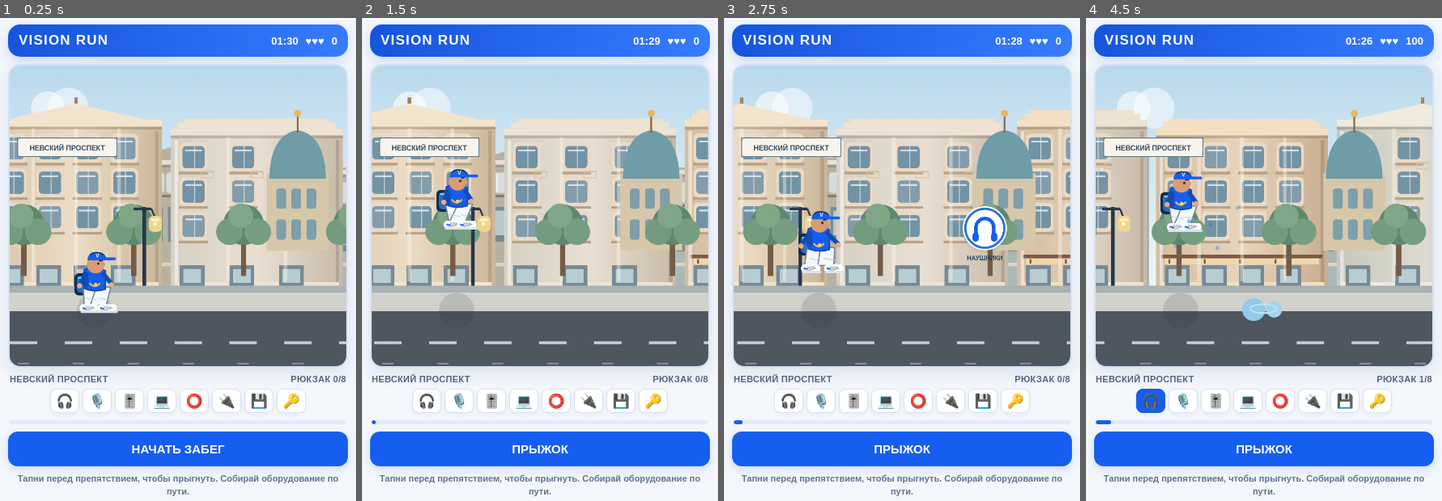
Above: before the commit, frames 1-4 (left to right).
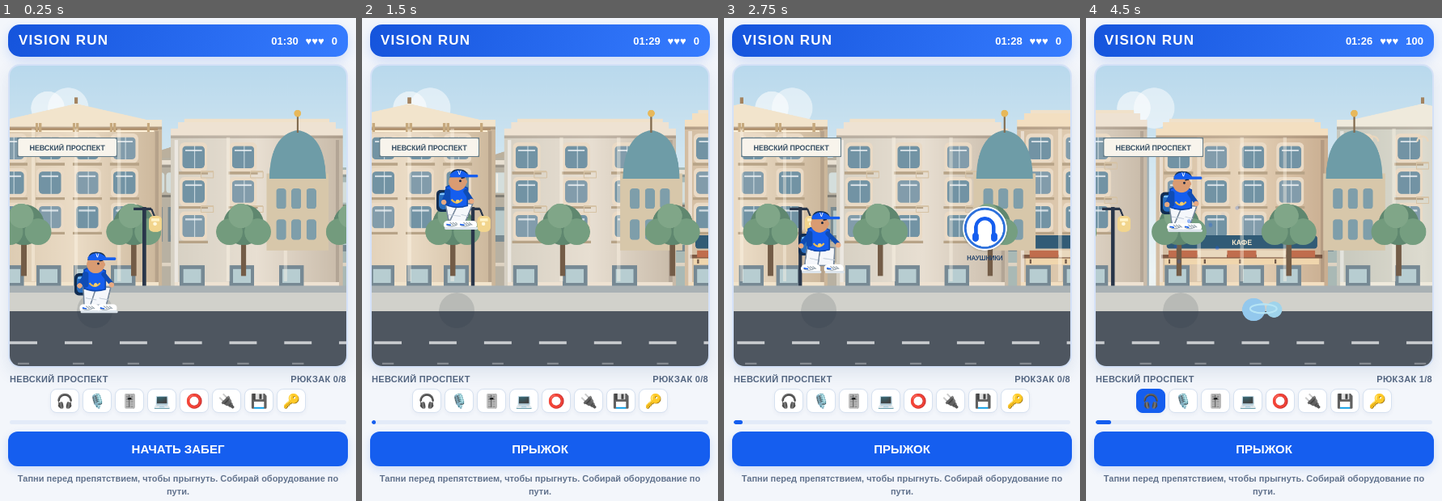
Above: after the commit, the same moments.

Repository: xxxarizma19-tech/vision-game-playtest
Game: browser game, page index.html
Same seed, same stepped clock (60 frames per second), same inputs: the game is played once before the commit and once after it.
Inputs (mouse positions are in pixels of both pictures, inside the frame that each line leads up to):
- Up to frame 1 (0.25 s): no input
- Up to frame 2 (1.5 s): click "НАЧАТЬ ЗАБЕГ" at 0.27 s; click (540, 245) at 1.07 s; click "ПРЫЖОК" at 1.27 s
- Up to frame 3 (2.75 s): click (834, 187) at 1.67 s; click "ПРЫЖОК" at 1.87 s; click (969, 167) at 2.27 s; click "ПРЫЖОК" at 2.47 s
- Up to frame 4 (4.5 s): click (1313, 278) at 2.87 s; click "ПРЫЖОК" at 3.07 s; click (1178, 293) at 3.47 s; click "ПРЫЖОК" at 3.67 s; click (1264, 153) at 4.07 s; click "ПРЫЖОК" at 4.27 s

The runs differ from the first frame. In frame 1, 0.4% of the frame differs, in the area x 2-75%, y 21-41%; in frame 2, 0.5%; in frame 3, 0.7%; in frame 4, 1.2%, in the area x 5-97%, y 24-50%.

Commit message:
Add distinctive Nevsky street details

Diff:
--- a/index.html
+++ b/index.html
@@ -37,8 +37,11 @@
     rect(wx-4,wy+wh+4,ww+8,3,'#b7a387');
   }
   for(let q=0;q<cols;q++){const dx=bx+10+q*gap;rect(dx,base-28,Math.min(28,gap-3),28,'#768994');rect(dx+4,base-24,Math.min(20,gap-11),16,'#b7cdd1')}
-  if(seed===1||seed===3){for(let q=0;q<cols;q++){const dx=bx+13+q*gap+gap/2;let wy=top+49;ln(dx-7,wy,dx+7,wy,'#d6c3a6',2);ln(dx-7,wy,dx-7,wy+7,'#d6c3a6',1);ln(dx+7,wy,dx+7,wy+7,'#d6c3a6',1);ln(dx-7,wy+7,dx+7,wy+7,'#d6c3a6',1)}}
+  if(seed===1||seed===3){for(let q=0;q<cols;q++){const dx=bx+13+q*gap+gap/2;for(let level=0;level<2;level++){let wy=top+49+level*39;ln(dx-7,wy,dx+7,wy,'#d6c3a6',2);ln(dx-7,wy,dx-7,wy+7,'#d6c3a6',1);ln(dx+7,wy,dx+7,wy+7,'#d6c3a6',1);ln(dx-7,wy+7,dx+7,wy+7,'#d6c3a6',1)}}}
   if(seed===2){rect(bx+6,base-40,w-12,4,'#7d5944');rect(bx+10,base-36,w-20,7,'#f0d6ad');for(let q=0;q<4;q++)rect(bx+14+q*(w-34)/4,base-35,2,5,'#705848')}
+  if(seed===0){rect(bx+5,top+9,w-10,3,'#b19371');rect(bx+9,top+12,w-18,2,'#fff1d8');for(let q=0;q<cols;q++){let dx=bx+13+q*gap;rect(dx,top+4,3,top<95?10:7,'#c6a97e');rect(dx+gap-4,top+4,3,top<95?10:7,'#c6a97e')}}
+  if(seed===2){let sy=base-62;rr(bx+12,sy,w-24,15,3,'#315b76');txt('КАФЕ',bx+w/2,sy+11,8,'#fff0d2');for(let q=0;q<5;q++){let aw=bx+14+q*(w-28)/5;rect(aw,sy+17,(w-30)/5,8,q%2?'#e9d8bd':'#c06d4d')}}
+  if(seed===3){for(let q=0;q<cols;q++){let wx=bx+13+q*gap+gap/2,wy=top+21; x.strokeStyle='#e9d6bd';x.lineWidth=2;x.beginPath();x.arc(wx,wy+4,6,Math.PI,0);x.stroke()}}
   for(let q=1;q<cols;q++)rect(bx+q*w/cols-2,top+10,4,base-top-20,'rgba(255,248,232,.4)');
   if(seed%3===0){x.fillStyle=palette[3];x.beginPath();x.moveTo(bx+18,top);x.lineTo(bx+w/2,top-18);x.lineTo(bx+w-18,top);x.fill();rect(bx+w/2-2,top-25,4,7,'#a38360')}
   else{rect(bx+8,top-7,w-16,7,palette[3]);rect(bx+15,top-11,w-30,4,'#f0e1ca')}
@@ -74,6 +77,7 @@
     for(let i=0;i<4;i++){let seed=(i+Math.floor(move/204))%4;classicBuilding(i*204-shift-22,194,61+(i%2)*10,base,palettes[seed],seed)}
     let sx=325-move*.16;if(sx>-80&&sx<430){rect(sx-35,122,70,87,'#d7c7aa');x.fillStyle='#6e9ca7';x.beginPath();x.moveTo …(243 unchanged characters)…
     rr(9,82,112,21,4,'#f8f4ec');x.strokeStyle='#627b88';x.lineWidth=1;x.strokeRect(9,82,112,21);txt('НЕВСКИЙ ПРОСПЕКТ',65,96,8,'#354e63');
+    const tramX=445-(move*.17%650);if(tramX>-170&&tramX<410){rr(tramX,211,150,29,5,'#2264a4');rr(tramX+5,214,140,3,2,'#e5bd69');for(let q=0;q<5;q++){rr(tramX+10+q*24,217,18,10,2,'#b8d4df');rect(tramX+12+q*24,219,14,2,'#eff6f4')}rect(tramX+124,216,2,20,'#e6edf0');rect(tramX+131,216,11,20,'#173b67');circ(tramX+21,241,4,'#283745');circ(tramX+128,241,4,'#283745');txt('3',tramX+137,225,7,'#fff')}
     for(let i=0;i<4;i++){let tx=i*124-(move*.82%124);yardTree(tx-5)}
     for(let i=0;i<3;i++){let lx=i*210-(move*.64%210)+152;if(i%2===0)lamp(lx)}
   }else if(yard){
